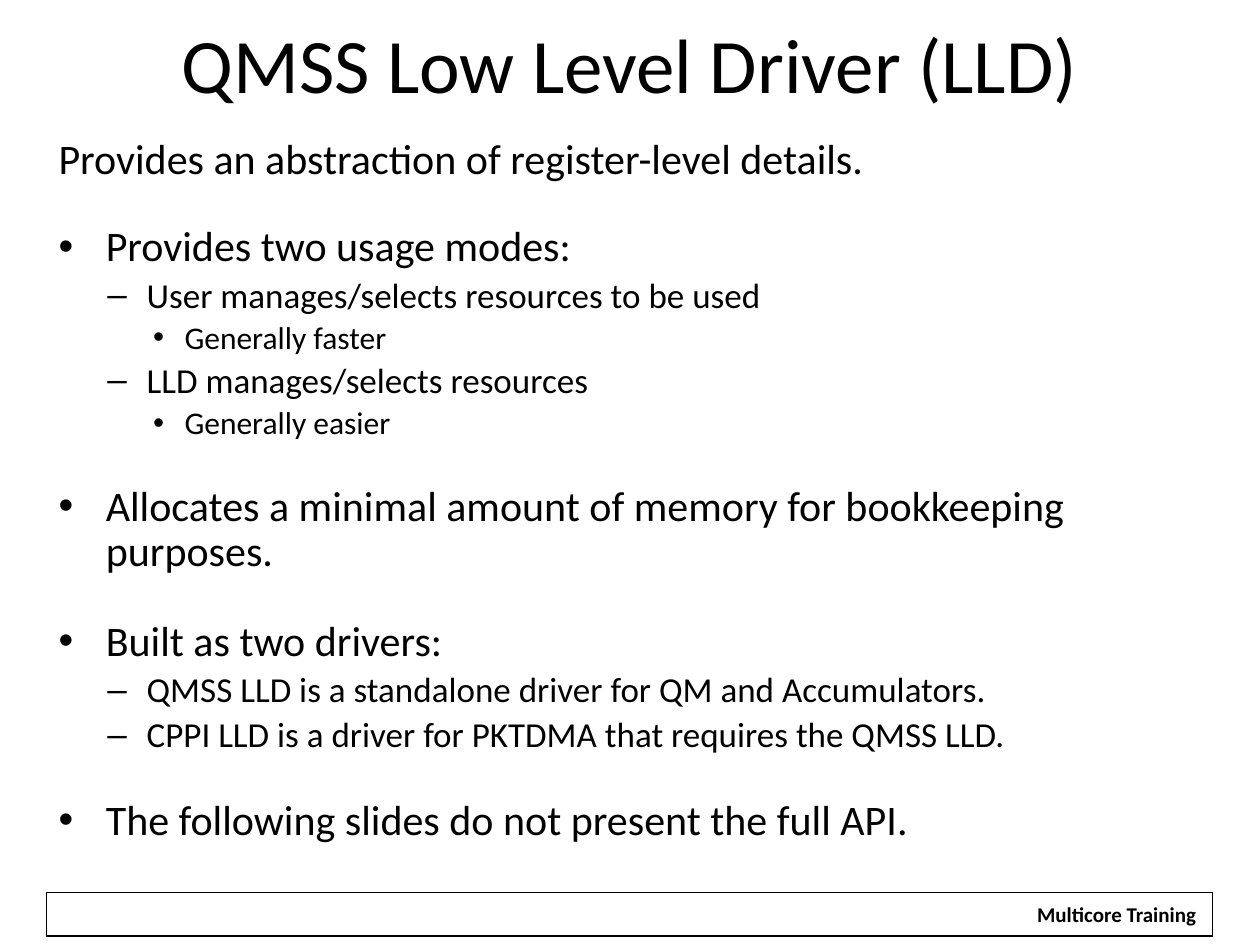
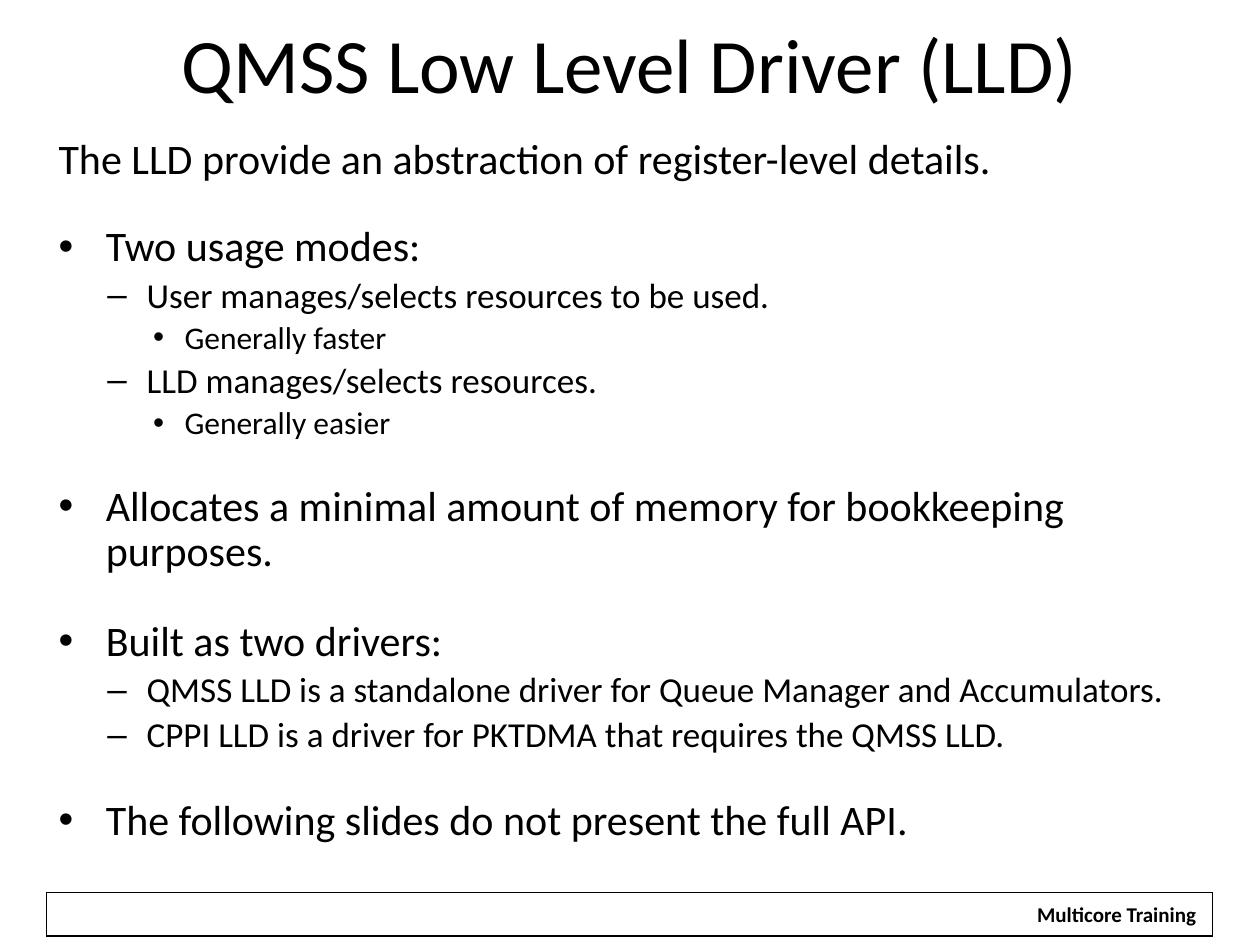
Before and after one commit to hari1989/keystone-workshop, a slide deck: slide 30 of slides/Intro to Multicore Navigator.pptx (slide 29 before the commit). Drawn at 1260x945 pixels with LibreOffice and Linux fonts; fonts in the diff are those of the drawing; background and template pictures are left out. Boxes give left, top, right and bottom in pixels: in the first picture for what was removed or moved away, otherwise in the second. Text is boxed around its words. In the diff, an @@ line names an element or a change of style, - is before the commit and + after.

```diff
--- a/slides/Intro to Multicore Navigator.pptx
+++ b/slides/Intro to Multicore Navigator.pptx
@@ text at bbox=[59, 144, 991, 314]: text changed @@
-Provides an abstraction of register-level details.
-• Provides two usage modes:
-  – User manages/selects resources to be used
+The LLD provide an abstraction of register-level details.
+• Two usage modes:
+  – User manages/selects resources to be used.
@@ text at bbox=[147, 368, 597, 399]: text changed @@
-  – LLD manages/selects resources
+  – LLD manages/selects resources.
@@ text at bbox=[147, 677, 1162, 708]: text changed @@
-  – QMSS LLD is a standalone driver for QM and Accumulators.
+  – QMSS LLD is a standalone driver for Queue Manager and Accumulators.
```
Also in this commit, not shown: 30 other slides changed, 1 slide added, 5 other files.
